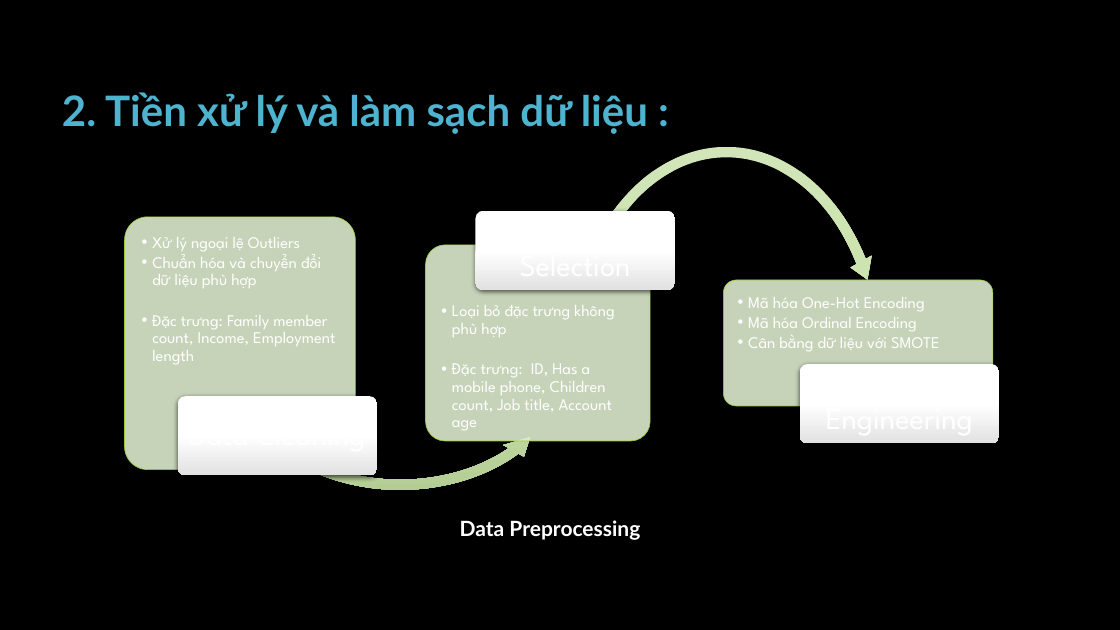
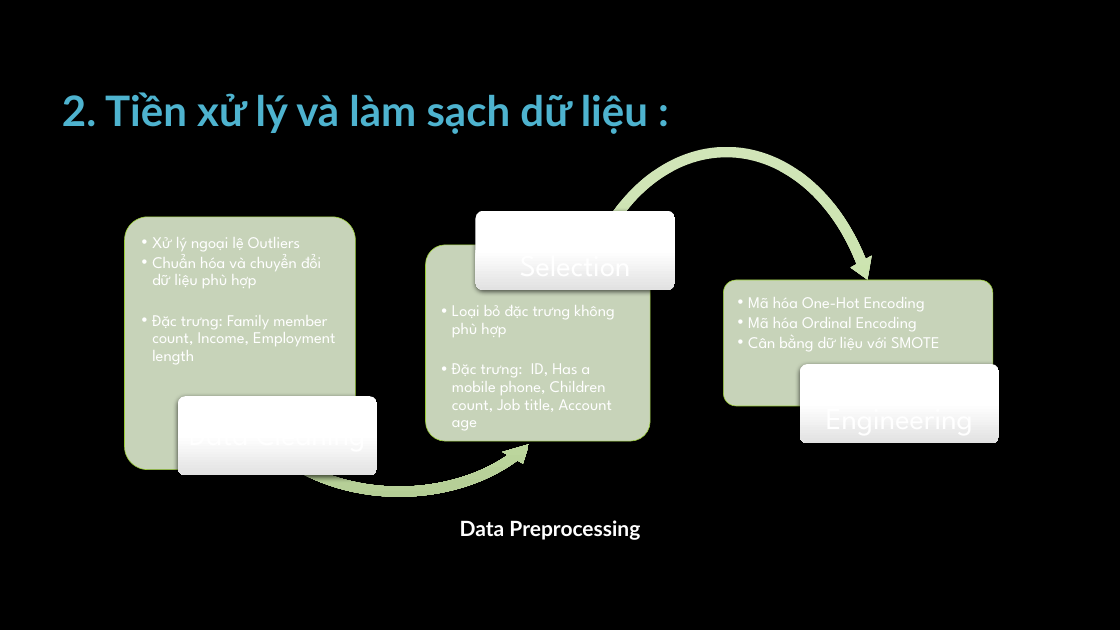
Before and after one commit to pisceskibo/CreditCardApprovalPrediction, a slide deck: slide 16 of references/ApplicationOfEnsembleLearningInBankCreditCardRiskModeling.pptx. Drawn at 1120x630 pixels with LibreOffice and Linux fonts; fonts in the diff are those of the drawing; background and template pictures are left out. Boxes give left, top, right and bottom in pixels: in the first picture for what was removed or moved away, otherwise in the second. Text is boxed around its words. In the diff, an @@ line names an element or a change of style, - is before the commit and + after.

```diff
--- a/references/ApplicationOfEnsembleLearningInBankCreditCardRiskModeling.pptx
+++ b/references/ApplicationOfEnsembleLearningInBankCreditCardRiskModeling.pptx
@@ left circular arrow: place and size @@
-left circular arrow at (225,231,576,497)
+left circular arrow at (223,238,574,503)
```
Also in this commit, not shown: 18 other slides changed, 1 slide added.
